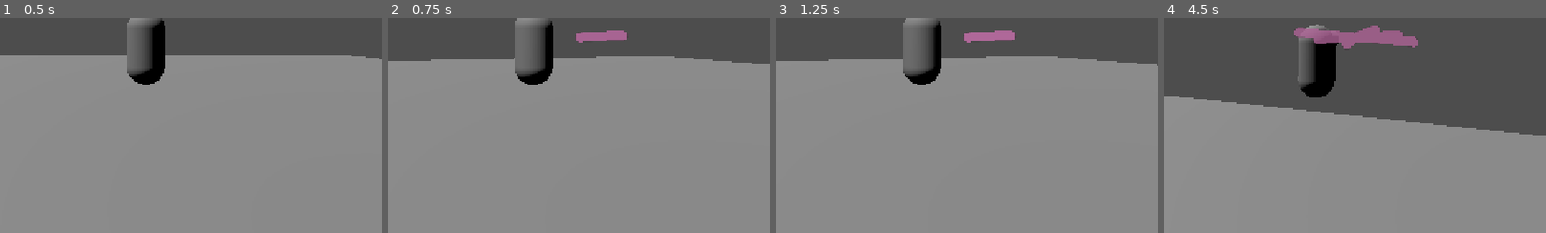
Above: before the commit, frames 1-4 (left to right).
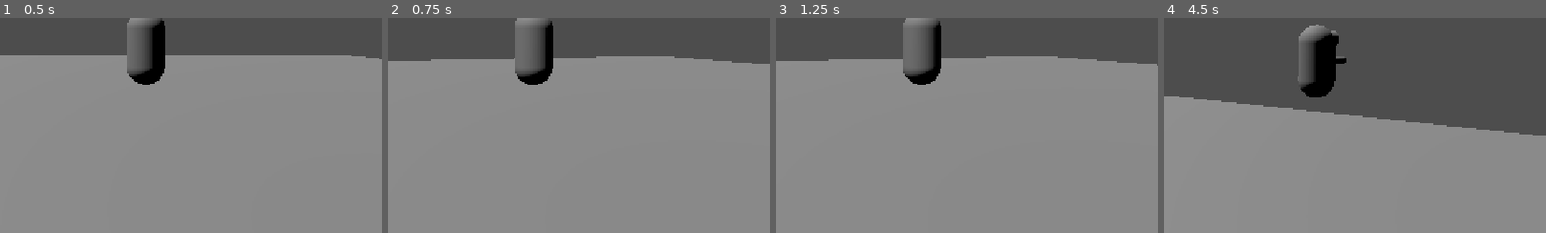
Above: after the commit, the same moments.

Repository: owner16384/just-a-game
Game: Godot game, scene res://Scenes/world.tscn
Two runs of this game, one before a commit and one after it. Both use one fixed random seed, a clock stepped at 60 frames per second and the inputs below. This scene is started directly instead of the project's main scene.
Inputs (mouse positions are % of the whole screen's width and height, from its top left):
- Up to frame 1 (0.5 s): no input
- Up to frame 2 (0.75 s): tap Enter at 0.5 s; move the mouse to (55, 50) at 0.52 s; hold W (up) from 0.53 s (still down); click (55, 50) at 0.67 s
- Up to frame 3 (1.25 s): keep holding W (up); tap Space (jump) at 0.77 s
- Up to frame 4 (4.5 s): keep holding W (up); tap Space (jump) at 1.25, 1.52, 3.02, 3.77 s; move the mouse to (45, 50) at 1.27 s; click (45, 50) at 1.42 s; move the mouse to (52, 48) at 2.02 s; click (52, 48) at 2.17 s; move the mouse to (49, 52) at 2.77 s; click (49, 52) at 2.92 s; move the mouse to (57, 51) at 3.52 s; click (57, 51) at 3.67 s; move the mouse to (42, 49) at 4.27 s; click (42, 49) at 4.42 s
The pictures show only the part of the screen within x 25-75%, y 45-95%; the shares and areas given below are measured in that part.

Frame 1 is identical in both runs. In frame 2, 0.6% of the frame differs, in the area x 49-63%, y 5-12%; in frame 3, 0.6%; in frame 4, 2.0%, in the area x 34-67%, y 3-22%.

Commit message:
Added better brush control and fixed issues

Diff:
--- a/Scenes/Components/drawability.tscn
+++ b/Scenes/Components/drawability.tscn
@@ -6,9 +6,15 @@
 [sub_resource type="ShaderMaterial" id="ShaderMaterial_qyhir"]
 shader = ExtResource("2_2bn8y")
 
-[node name="drawability" type="Node2D"]
+[sub_resource type="CylinderMesh" id="CylinderMesh_2bn8y"]
+
+[node name="drawability" type="Node3D"]
 script = ExtResource("1_qyhir")
 
 [node name="Sprite2D" type="Sprite2D" parent="."]
 material = SubResource("ShaderMaterial_qyhir")
 position = Vector2(640, 360)
+
+[node name="Pen" type="MeshInstance3D" parent="."]
+transform = Transform3D(0.1, 0, 0, 0, -4.371139e-09, -0.1, 0, 0.1, -4.371139e-09, 0, 0, -0.3)
+mesh = SubResource("CylinderMesh_2bn8y")
--- a/Scripts/Components/drawability.gd
+++ b/Scripts/Components/drawability.gd
@@ -1,8 +1,7 @@
-extends Node2D
-
-@export var timer: float = 2
+extends Node3D
 
 @onready var sprite: Sprite2D = $Sprite2D
+@onready var pen: MeshInstance3D = $Pen
 @onready var brushPath: Texture2D = preload("res://Assets/Brush.png")
 
 var image: Image
@@ -10,9 +9,6 @@
 var brushImage: Image
 
 var stroke_points: Array[Vector2i] = []
-var is_drawing: bool = false
-
-var time: float = 0
 
 func _ready() -> void:
 	image = Image.create(1280, 720, false, Image.FORMAT_RGBA8)
@@ -21,42 +17,40 @@
 
 	brushImage = brushPath.get_image()
 
-	time = timer
-
 var last_mouse_pos: Vector2i
 var timer_has_started: bool = false
-func _process(_delta: float) -> void:
-	var mouse_pos = Vector2i(get_viewport().get_mouse_position())
-	if Input.is_mouse_button_pressed(MOUSE_BUTTON_LEFT):
-		Input.set_mouse_mode(Input.MOUSE_MODE_VISIBLE)
-		is_drawing = true
+var mouse_pos: Vector2 = Vector2.ZERO
+func _input(event: InputEvent) -> void:
+	if event is InputEventMouseMotion:
+		mouse_pos += event.relative
 
-		EventBus.currentState |= EventBus.state.DRAW
+		#region clamp mouse pos
+		var before_clamp: Vector2 = mouse_pos
+		mouse_pos.x = fposmod(mouse_pos.x, 1280)
+		mouse_pos.y = fposmod(mouse_pos.y, 720)
+		#endregion
 
-		timer_start()
-		time = timer
+		if event.button_mask == MOUSE_BUTTON_LEFT:
+			EventBus.currentState |= EventBus.state.DRAW
 
-		if last_mouse_pos.distance_squared_to(mouse_pos) > 8:
-			paint_line(last_mouse_pos, mouse_pos)
-		else:
-			paint(mouse_pos)
+			pen.position = pen.position.lerp(Vector3(mouse_pos.x/750, -mouse_pos.y/750, -0.3) - Vector3(0.3, -0.7, 0.0), 0.1)
 
-		last_mouse_pos = mouse_pos
+			var interpolation = last_mouse_pos.distance_squared_to(before_clamp)
+			if interpolation > 8:
+				paint_line(last_mouse_pos, before_clamp)
+			else:
+				paint(before_clamp)
 
-		if stroke_points.is_empty() or stroke_points.back().distance_to(mouse_pos) > 5:
-			stroke_points.append(mouse_pos)
-	elif is_drawing:
-		is_drawing = false
+			if stroke_points.is_empty() or stroke_points.back().distance_to(mouse_pos) > 5:
+				stroke_points.append(Vector2i(mouse_pos))
+		elif EventBus.currentState & EventBus.state.DRAW:
+			EventBus.currentState &= ~EventBus.state.DRAW
 
-		Input.set_mouse_mode(Input.MOUSE_MODE_CAPTURED)
+			if stroke_points.size() > 10:
+				recognize_shape(stroke_points)
+			stroke_points.clear()
 
-		EventBus.currentState &= ~EventBus.state.DRAW
-
-		if stroke_points.size() > 10:
-			recognize_shape(stroke_points)
-		stroke_points.clear()
-	else:
-		last_mouse_pos = get_viewport().get_mouse_position()
+		last_mouse_pos = Vector2((1280 if mouse_pos.x > before_clamp.x else 0) if mouse_pos.x != before_clamp.x else mouse_pos.x, (720 if mouse_pos.y > before_clamp.y else 0) if mouse_pos.y != before_clamp.y else mouse_pos.y)
 
 func paint(where: Vector2i):
 	image.blend_rect(brushImage, brushImage.get_used_rect(), Vector2i(where)-brushImage.get_used_rect().size/2)
@@ -67,20 +61,6 @@
 	while from != to:
 		from = from.move_toward(to, 6)
 		paint(Vector2i(from))
-
-func timer_start():
-	if timer_has_started: return
-	timer_has_started = true
-
-	while time > 0:
-		time -= 0.1
-		await get_tree().create_timer(0.1).timeout
-
-	timer_has_started = false
-	time = timer
-
-	image.fill(Color(0, 0, 0, 0))
-	texture.update(image)
 
 const NUM_POINTS = 64
 const SQUARE_SIZE = 250.0
@@ -178,6 +158,10 @@
 	if best_match:
 		$"../UI -- For Just Test/Last_Spell_Label".text = best_match.get_spell().name
 
+	stroke_points.clear()
+	image.fill(Color(0, 0, 0, 0))
+	texture.update(image)
+
 func compare_paths(path1: Array[Vector2i], path2: Array) -> float:
 	var total_distance = 0.0
 	for i in range(min(path1.size(), path2.size())):
Not shown: 1 places in Scenes/Components/drawability.tscn that only renumber resources
